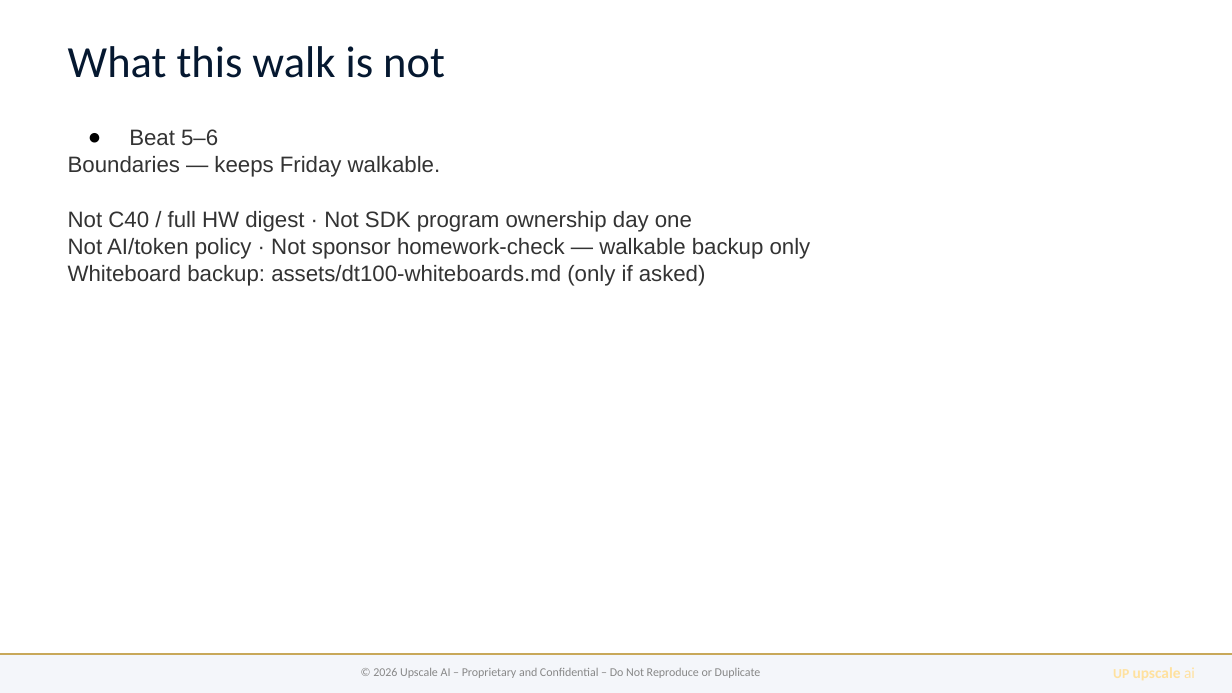
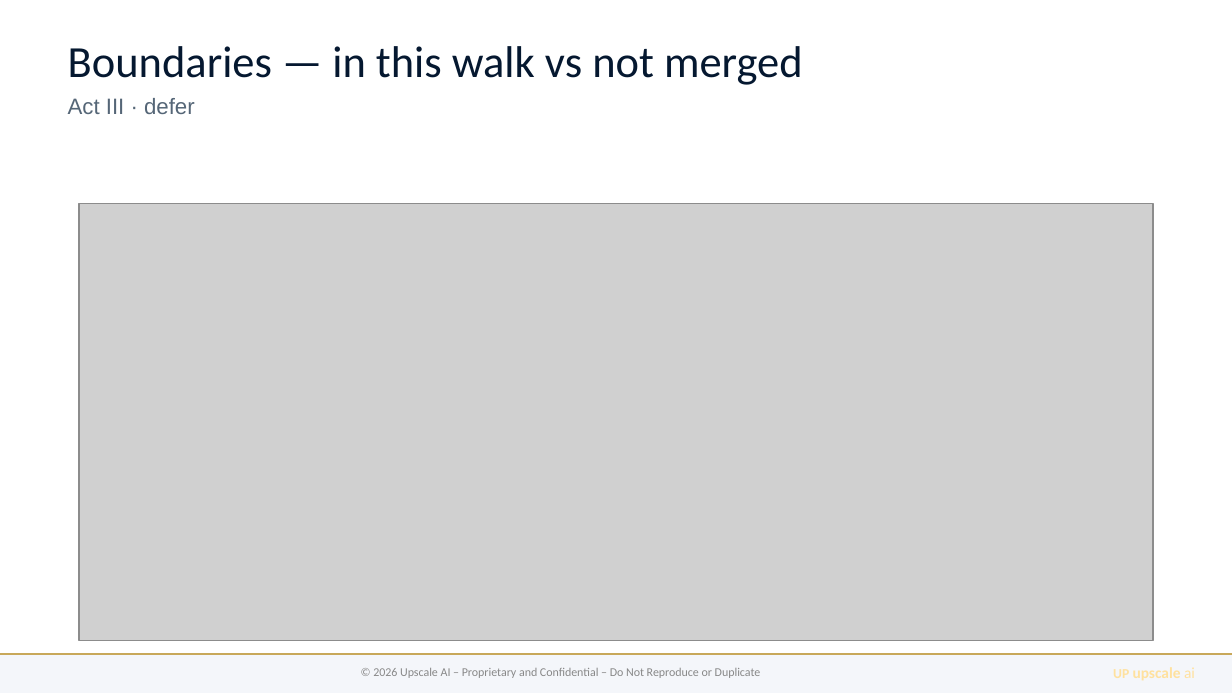
Before and after one commit to upscale-ai-network/agent-template, a slide deck: slide 7 of dt122/bugatti-qos-ccc.pptx (slide 11 before the commit). Drawn at 1232x693 pixels with LibreOffice and Linux fonts; fonts in the diff are those of the drawing; grey boxes stand for pictures. Boxes give left, top, right and bottom in pixels: in the first picture for what was removed or moved away, otherwise in the second. Text is boxed around its words. In the diff, an @@ line names an element or a change of style, - is before the commit and + after.

```diff
--- a/dt122/bugatti-qos-ccc.pptx
+++ b/dt122/bugatti-qos-ccc.pptx
@@ text at (x1=68, y1=46, x2=803, y2=114): text changed @@
-What this walk is not
+Boundaries — in this walk vs not merged
+Act III · defer
@@ text removed at (x1=68, y1=129, x2=811, y2=286) @@
-● Beat 5–6
-Boundaries — keeps Friday walkable.
-Not C40 / full HW digest · Not SDK program ownership day one
-Not AI/token policy · Not sponsor homework-check — walkable backup only
-Whiteboard backup: assets/dt100-whiteboards.md (only if asked)
@@ picture added at (x1=79, y1=203, x2=1153, y2=641) @@
```
Also in this commit, not shown: 7 other slides changed, 3 slides removed, 26 other files.
